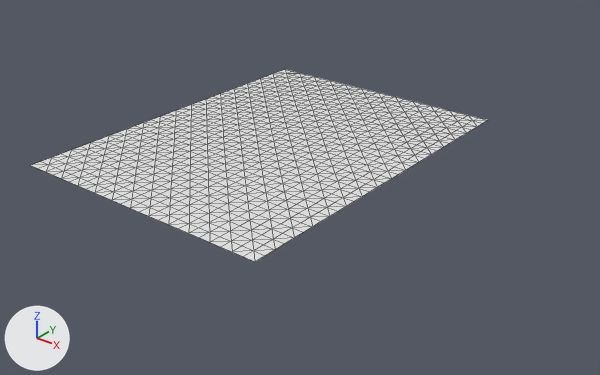
A saved change to the OBJ model assets/maps/chunks/terrain_lod0_3_-2.obj.
The view is the same before and after, from a camera (50 mm lens) standing at (301.9, -4.2, 47.1) and looking at (224.7, 92.4, -12.8). Lighting does not change. The marker at lower left points along +X, +Y and +Z. The older version comes first. Mesh edges are drawn as thin lines. Where no turn or scale is listed for an object, it has been applied to the vertices.

Names of what the first picture shows: 'terrain_lod0_3_-2'.
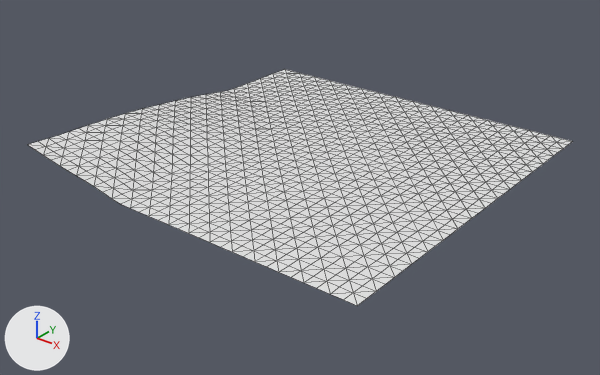
Where the change shows, as pixel boxes (x1, y1, x2, y2) in the pictures (600 x 375 px; the box of a moved part takes in the faces that stretch with it):
'terrain_lod0_3_-2', reshaped (19% wider, 23% taller): before (31, 69, 487, 262); after (28, 69, 573, 306)
part 1 of me_terrain_lod0_3__2, moved or reshaped: before (31, 89, 270, 204); after (28, 89, 270, 204)
part 2 of me_terrain_lod0_3__2, added: after (255, 120, 573, 306)

The change, as a list of edits to the scene's bpy script:
```text
Change me_terrain_lod0_3__2:
    used by ob_terrain_lod0_3__2; location = (0.0, 0.0, 0.0)
    remove me_terrain_lod0_3__2.from_pydata(...)  # 825 vertices, 1536 faces; spans x 192.0..240.0, y 64.0..128.0, z -8.0
    add me_terrain_lod0_3__2.from_pydata(...)  # 1089 vertices, 2048 faces; spans x 192.0..256.0, y 64.0..128.0, z -8.0..-4.4
    me_terrain_lod0_3__2 part 1: 229 vertices moved from x 192.0..212.0, y 64.0..110.0, z -8.0 to x 192.0..212.0, y 64.0..110.0, z -7.9..-4.4
    me_terrain_lod0_3__2 part 2: 264 vertices added at x 242.0..256.0, y 64.0..128.0, z -8.0
```
